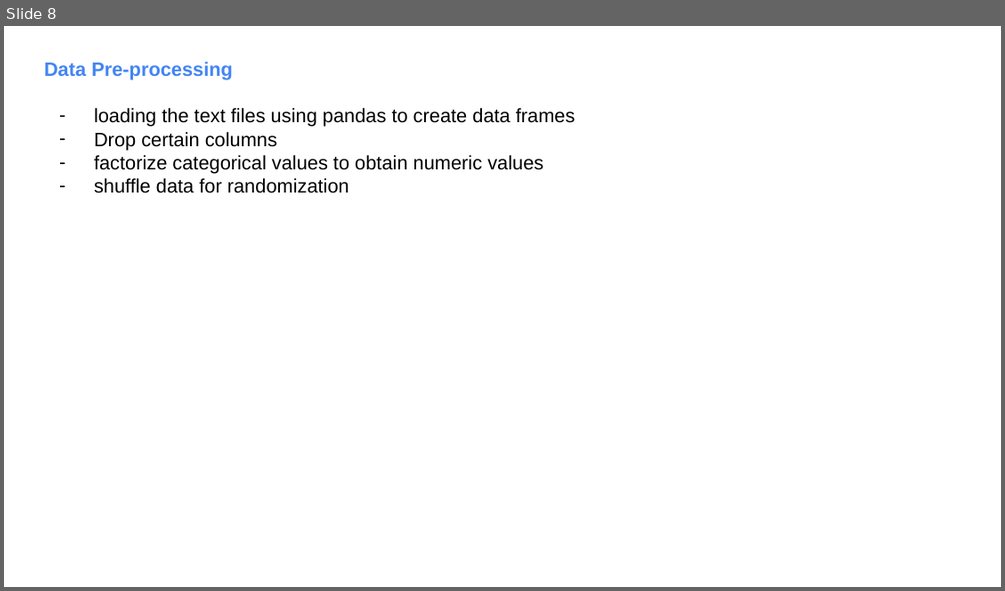
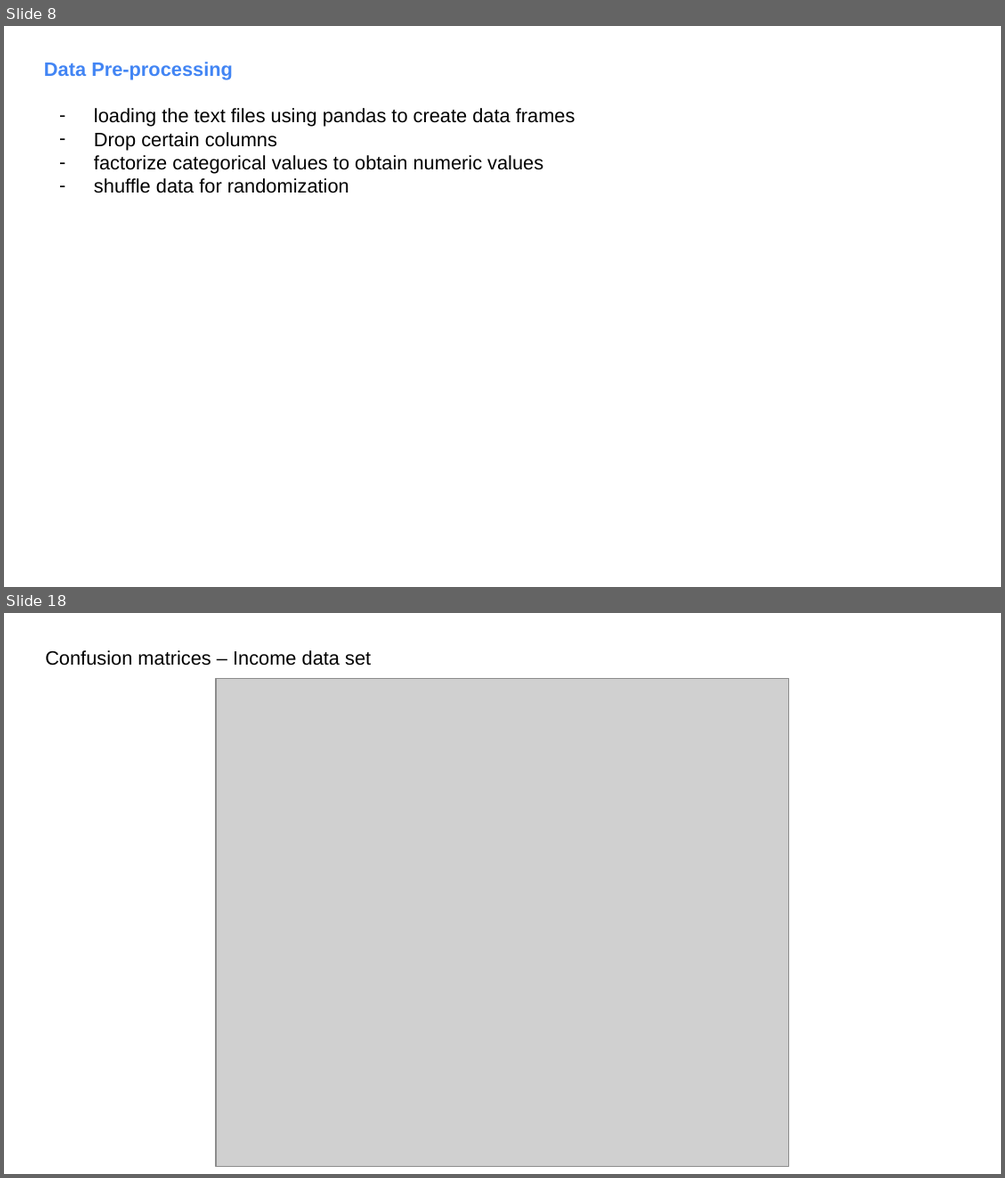
Before and after one commit to fambrogi/MachineLearning, a slide deck: ex_3/Slides_ML_3.pptx. Shown one above the other, each under a label of ours: slide 8 before the commit, slides 8 and 18 after it; the slides between them are not shown. The pictures are 1005x591 and 1005x1178 pixels, drawn with LibreOffice and Linux fonts; fonts in the diff are those of the drawing; grey boxes stand for pictures. Boxes give left, top, right and bottom in pixels: in the first picture for what was removed or moved away, otherwise in the second. Text is boxed around its words. In the diff, an @@ line names an element or a change of style, - is before the commit and + after.

```diff
--- a/ex_3/Slides_ML_3.pptx
+++ b/ex_3/Slides_ML_3.pptx
@@ slide 18 added at box(4, 613, 1001, 1174), background #FFFFFF @@
@@ text added at box(45, 650, 371, 666), 14 pt, text #000000 @@
+Confusion matrices – Income data set
@@ picture added at box(217, 679, 790, 1167) @@
```
Also in this commit, not shown: 1 slide changed, 6 other slides added, 5 slides removed, 16 other files.
